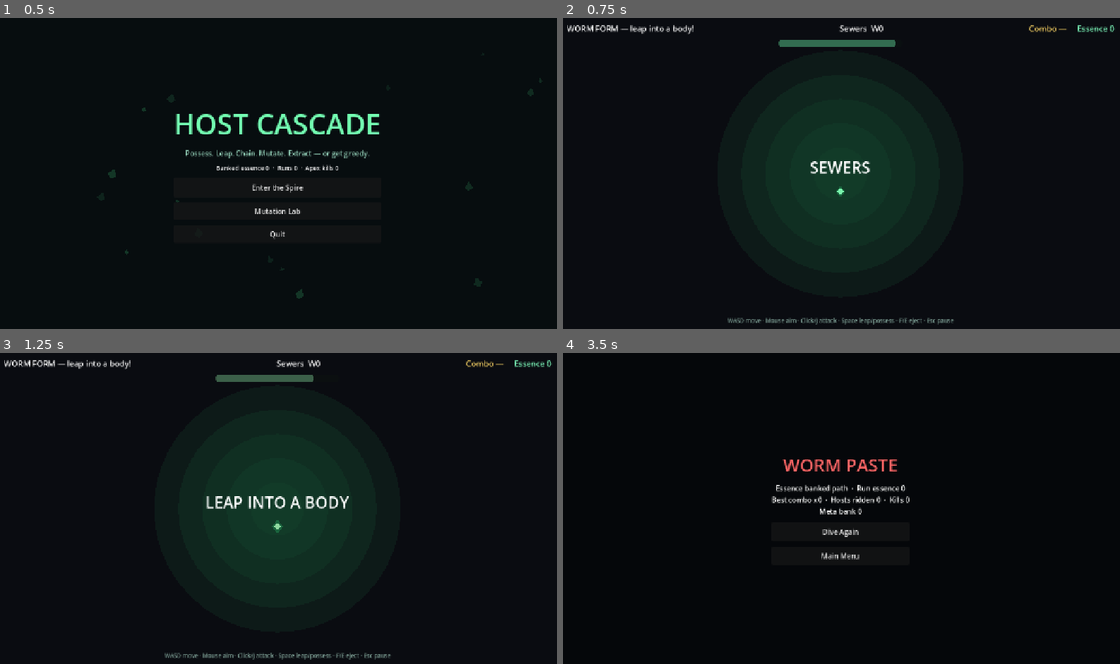
Above: before the commit, frames 1-4 (two rows, left to right).
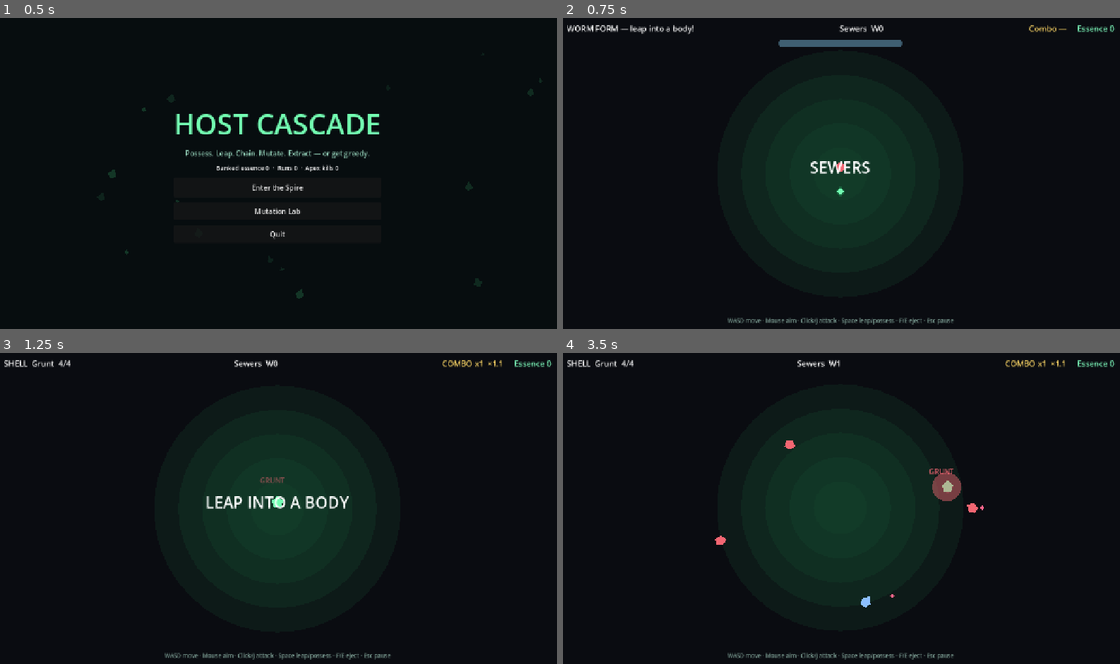
Above: after the commit, the same moments.

Repository: bwritten95-stack/host-cascade
Game: Godot game, scene res://scenes/ui/main_menu.tscn
Two runs of this game, one before a commit and one after it. Both use one fixed random seed, a clock stepped at 60 frames per second and the inputs below.
Inputs (mouse positions are in pixels of both pictures, inside the frame that each line leads up to):
- Up to frame 1 (0.5 s): no input
- Up to frame 2 (0.75 s): click "Enter the Spire" at 0.5 s
- Up to frame 3 (1.25 s): no input
- Up to frame 4 (3.5 s): move the mouse to (964, 492) at 1.27 s; hold D (move_right) 1.28-2.03 s; tap Space (leap) at 1.35, 2.3, 3.05 s; move the mouse to (730, 524) at 2.02 s; hold S (move_down) 2.03-2.78 s; click (730, 524) at 2.1 s; move the mouse to (897, 440) at 2.77 s; hold D (move_right) from 2.78 s (still down); tap F (eject) at 2.85 s

Frame 1 is identical in both runs. In frame 2, 0.5% of the frame differs, in the area x 38-61%, y 7-50%; in frame 3, 1.2%; in frame 4, 19%, in the area x 0-100%, y 2-99%.

Commit message:
Ship 1.0: worm grace + wave density balance, possess flash, docs ready

Diff:
--- a/autoload/meta_progress.gd
+++ b/autoload/meta_progress.gd
@@ -47,7 +47,7 @@
 	cfg.save(PATH)
 
 func worm_bonus() -> float:
-	return 0.5 if "lung" in unlocked else 0.0
+	return 0.6 if "lung" in unlocked else 0.0
 
 func starting_mutations() -> Array[String]:
 	var out: Array[String] = []
--- a/autoload/run_state.gd
+++ b/autoload/run_state.gd
@@ -17,7 +17,8 @@
 var hostiles_alive: int = 0
 
 var worm_time: float = 0.0
-var worm_time_max: float = 2.4
+var worm_time_max: float = 3.8
+var worm_grace: float = 0.0 # seconds where worm timer does not tick
 var in_worm: bool = true
 var possessed_tier: int = 0
 
@@ -37,10 +38,15 @@
 	wave_in_biome = 0
 	hostiles_alive = 0
 	worm_time = 0.0
-	worm_time_max = 3.2 + MetaProgress.worm_bonus()
+	# Forgiving enough to leap, tight enough to stay scary
+	worm_time_max = 3.8 + MetaProgress.worm_bonus()
+	worm_grace = 1.4
 	in_worm = true
 	possessed_tier = 0
 	mutations = MetaProgress.starting_mutations()
+
+func grant_worm_grace(seconds: float) -> void:
+	worm_grace = maxf(worm_grace, seconds)
 
 func add_essence(base: int) -> void:
 	var gain := int(round(float(base) * mult))
--- a/scripts/arena/arena_root.gd
+++ b/scripts/arena/arena_root.gd
@@ -27,6 +27,11 @@
 	EventBus.run_extracted.connect(_on_extracted)
 	EventBus.floating_text.connect(_on_float)
 	EventBus.biome_started.connect(_on_biome)
+	EventBus.essence_gained.connect(func(amount: int, _total: int) -> void:
+		var p := get_tree().get_first_node_in_group("player")
+		if p is Node2D:
+			EventBus.floating_text.emit((p as Node2D).global_position + Vector2(12, -30), "+%d" % amount, Color(0.45, 1.0, 0.7))
+	)
 	_director.request_shop.connect(_open_shop)
 	_director.request_extract_choice.connect(_open_extract)
 	_paint_bg(0)
--- a/scripts/arena/run_director.gd
+++ b/scripts/arena/run_director.gd
@@ -49,13 +49,23 @@
 		_waves_left = 0
 		call_deferred("_spawn_apex")
 		return
-	# Ship-test: shorter biomes so we can verify full path quickly
+	# Balanced density: 3 / 3 / 4 waves. Ship-test uses 1 for CI speed.
 	if "--ship-test" in OS.get_cmdline_user_args():
 		_waves_left = 1
 	else:
-		_waves_left = 3 + idx
+		_waves_left = 3 if idx < 2 else 4
+	RunState.grant_worm_grace(1.2)
 	_phase = "intro"
-	_timer = 0.7
+	_timer = 0.55
+	# Teach the loop: a free grunt near the player on first biome start
+	if idx == 0:
+		call_deferred("_spawn_tutorial_host")
+
+func _spawn_tutorial_host() -> void:
+	var h: Node2D = HOST_SCENE.instantiate() as Node2D
+	h.global_position = Vector2(640, 320)
+	_spawn.add_child(h)
+	h.call("setup", "grunt")
 
 func _spawn_wave() -> void:
 	if _waves_left <= 0:
@@ -63,10 +73,15 @@
 		return
 	_waves_left -= 1
 	RunState.wave_in_biome += 1
+	RunState.grant_worm_grace(0.45)
 	var table: Array[String] = HostCatalog.biome_table(RunState.biome_index)
-	var count: int = 3 + RunState.wave_in_biome + RunState.biome_index
+	# Density ramp: not too sparse early, not bullet-hell late
+	var count: int = mini(4 + RunState.wave_in_biome + RunState.biome_index, 9)
 	for i in count:
 		var id: String = table[i % table.size()]
+		# Prefer easier first spawns in a wave
+		if i == 0 and RunState.biome_index == 0:
+			id = "grunt"
 		_spawn_host(id, i, count)
 	_phase = "clearwait"
 
@@ -87,11 +102,13 @@
 
 func _on_wave_clear() -> void:
 	EventBus.floating_text.emit(Vector2(640, 200), "WAVE CLEAR", Color(0.6, 1.0, 0.8))
+	AudioService.play_ui()
 	if _waves_left <= 0:
 		_biome_cleared()
 	else:
 		_phase = "between_waves"
-		_timer = 1.2
+		_timer = 1.35
+		RunState.grant_worm_grace(0.8)
 
 func _biome_cleared() -> void:
 	EventBus.biome_cleared.emit(RunState.biome_index)
--- a/scripts/entities/parasite.gd
+++ b/scripts/entities/parasite.gd
@@ -52,7 +52,10 @@
 
 func _process_worm(delta: float) -> void:
 	RunState.in_worm = true
-	RunState.worm_time += delta
+	if RunState.worm_grace > 0.0:
+		RunState.worm_grace = maxf(RunState.worm_grace - delta, 0.0)
+	else:
+		RunState.worm_time += delta
 	EventBus.worm_timer_changed.emit(RunState.worm_time_max - RunState.worm_time, RunState.worm_time_max)
 	if RunState.worm_time >= RunState.worm_time_max:
 		_die()
@@ -100,7 +103,11 @@
 	if _leap_t <= 0.0:
 		mode = Mode.WORM
 		EventBus.leap_missed.emit()
-		RunState.break_combo()
+		# Near-miss forgiveness: keep combo if a host was almost in range
+		if _find_possess_target(POSSESS_RANGE * 1.8) == null:
+			RunState.break_combo()
+		else:
+			RunState.grant_worm_grace(0.35)
 
 func _start_leap() -> void:
 	var dir := _aim_dir()
@@ -208,8 +215,21 @@
 	EventBus.possessed.emit(host)
 	AudioService.play_possess()
 	EventBus.camera_shake.emit(5.0, 0.1)
-	EventBus.hitstop.emit(0.04)
+	EventBus.hitstop.emit(0.045)
 	EventBus.floating_text.emit(global_position + Vector2(0, -24), def.display_name.to_upper(), def.color)
+	# Possession flash ring
+	var flash := Polygon2D.new()
+	var pts := PackedVector2Array()
+	for a in 20:
+		pts.append(Vector2.from_angle(TAU * float(a) / 20.0) * 28.0)
+	flash.polygon = pts
+	flash.color = Color(def.color.r, def.color.g, def.color.b, 0.55)
+	flash.global_position = global_position
+	get_parent().add_child(flash)
+	var ftw := flash.create_tween()
+	ftw.tween_property(flash, "scale", Vector2(2.2, 2.2), 0.2)
+	ftw.parallel().tween_property(flash, "modulate:a", 0.0, 0.2)
+	ftw.tween_callback(flash.queue_free)
 	host.queue_free()
 
 func _eject(from_input: bool) -> void:
@@ -220,6 +240,7 @@
 		_shockwave(pos, 2)
 	mode = Mode.WORM
 	RunState.worm_time = 0.0
+	RunState.grant_worm_grace(0.25)
 	_enter_worm(true)
 	EventBus.ejected.emit(pos)
 	AudioService.play_eject()
--- a/scripts/ui/hud.gd
+++ b/scripts/ui/hud.gd
@@ -38,7 +38,10 @@
 func _on_worm(remaining: float, max_t: float) -> void:
 	_worm.max_value = max_t
 	_worm.value = remaining
-	_worm.modulate = Color(0.4, 1.0, 0.7).lerp(Color(1.0, 0.3, 0.3), 1.0 - clampf(remaining / maxf(max_t, 0.01), 0.0, 1.0))
+	if RunState.worm_grace > 0.0:
+		_worm.modulate = Color(0.55, 0.85, 1.0) # grace = calm blue
+	else:
+		_worm.modulate = Color(0.4, 1.0, 0.7).lerp(Color(1.0, 0.3, 0.3), 1.0 - clampf(remaining / maxf(max_t, 0.01), 0.0, 1.0))
 
 func _flash_banner(t: String) -> void:
 	_banner.text = t
